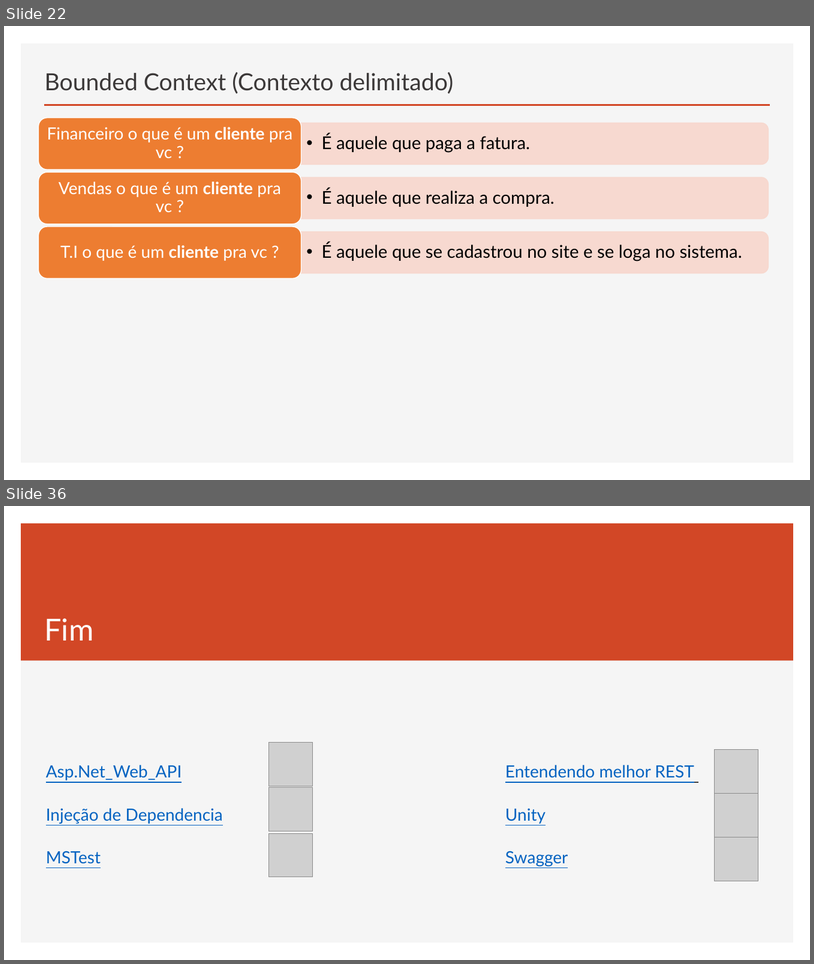
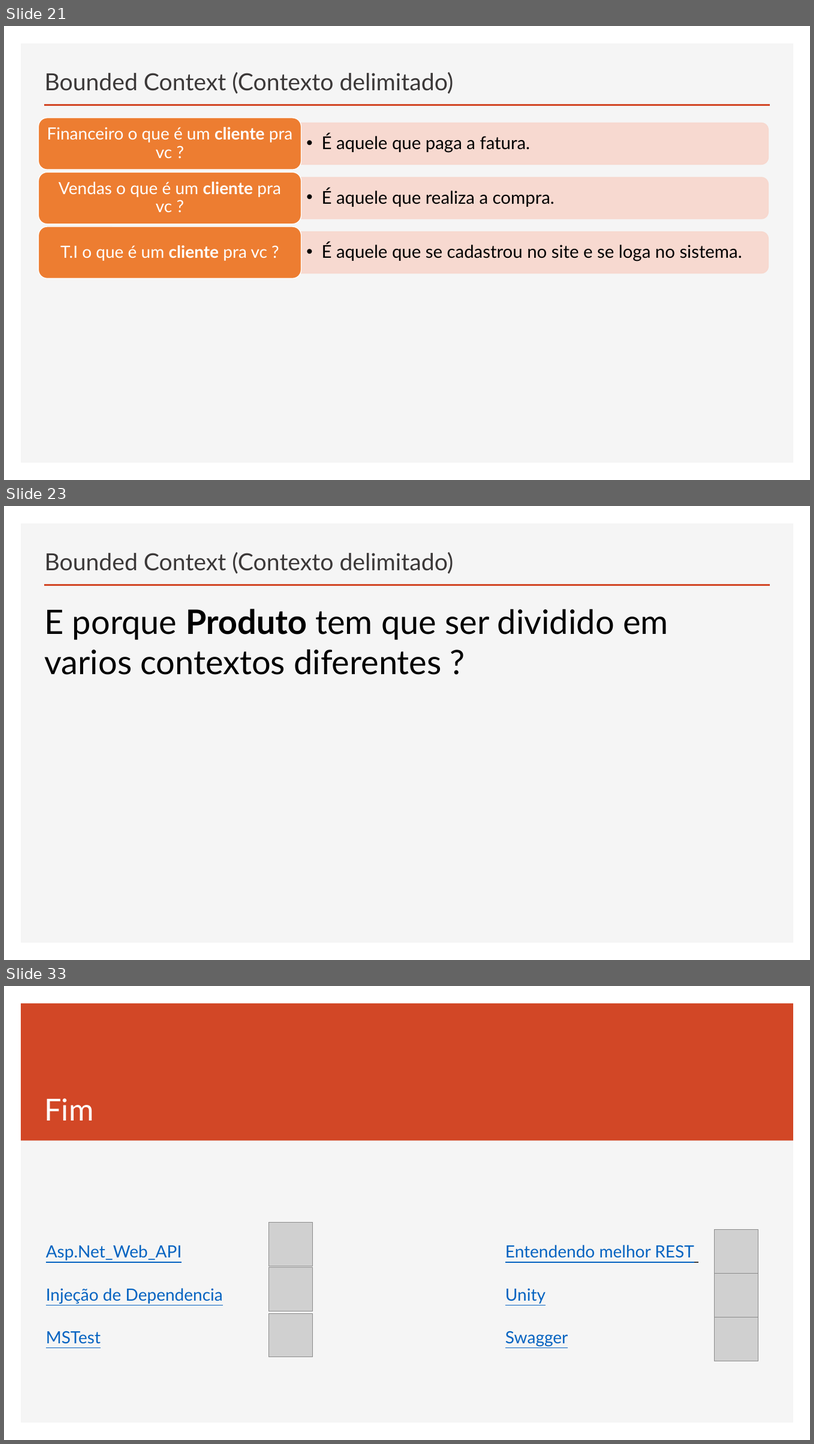
Before and after one commit to govinda777/Curso_Web_API_DOC, a slide deck: Curso Web API Parte 2.pptx. Shown one above the other, each under a label of ours: slides 22 and 36 before the commit, slides 21, 23 and 33 after it; the slides between them are not shown. The pictures are 814x964 and 814x1444 pixels, drawn with LibreOffice and Linux fonts; fonts in the diff are those of the drawing; grey boxes stand for pictures. Boxes give left, top, right and bottom in pixels: in the first picture for what was removed or moved away, otherwise in the second. Text is boxed around its words. In the diff, an @@ line names an element or a change of style, - is before the commit and + after.

```diff
--- a/Curso Web API Parte 2.pptx
+++ b/Curso Web API Parte 2.pptx
@@ slide 23 added at <box>4,506,810,960</box>, background #FFFFFF; not listed: 2 template elements that a slide beside it also shows @@
@@ title added at <box>45,552,454,574</box>, 28 pt, text #3B3838 @@
+Bounded Context (Contexto delimitado)
@@ text added at <box>44,609,669,675</box>, 40 pt, text #000000 @@
+E porque Produto tem que ser dividido em varios contextos diferentes ?
@@ what was slide 22 is now slide 21 @@
@@ what was slide 36 is now slide 33 @@
```
Also in this commit, not shown: 1 slide changed, 10 other slides added, 14 slides removed.
